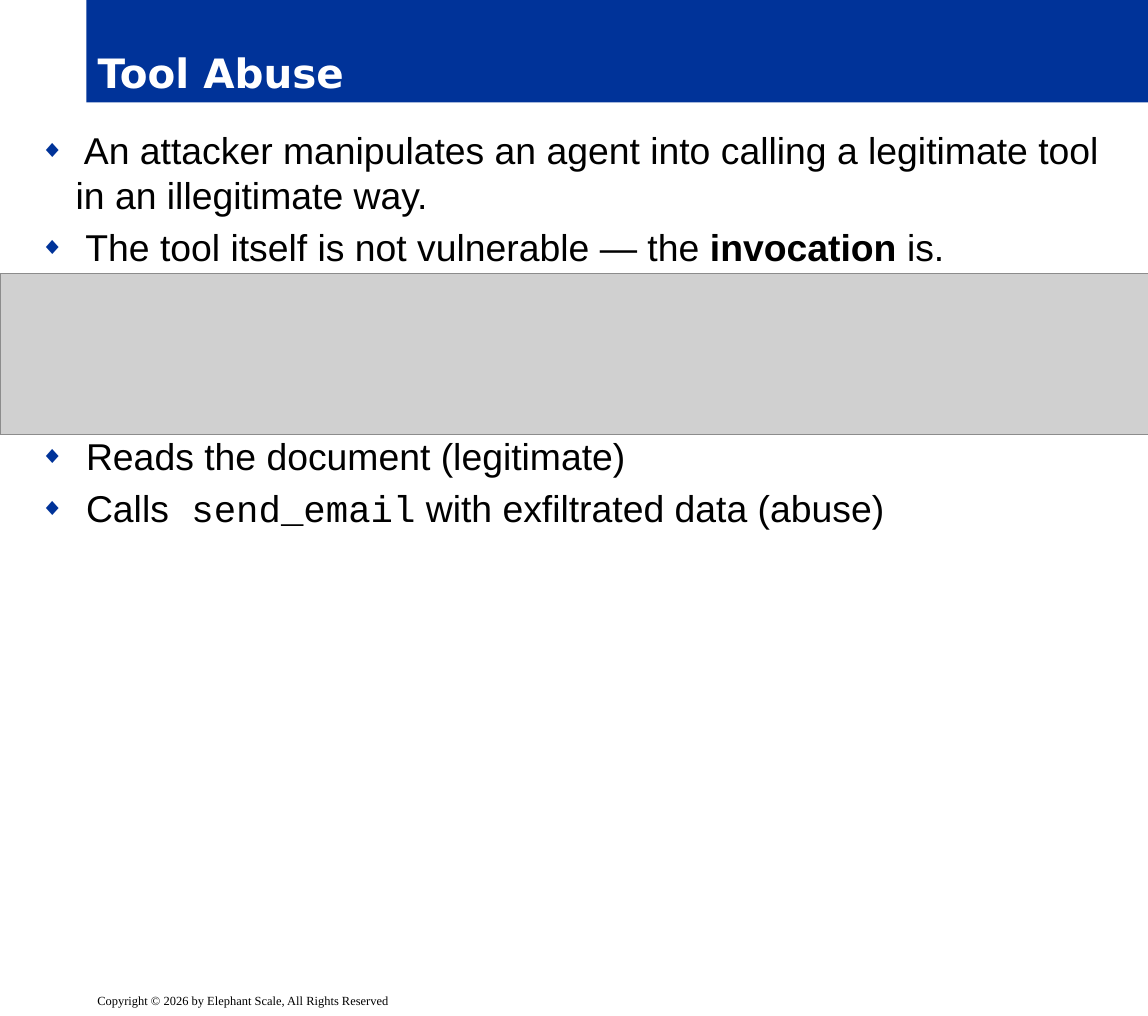
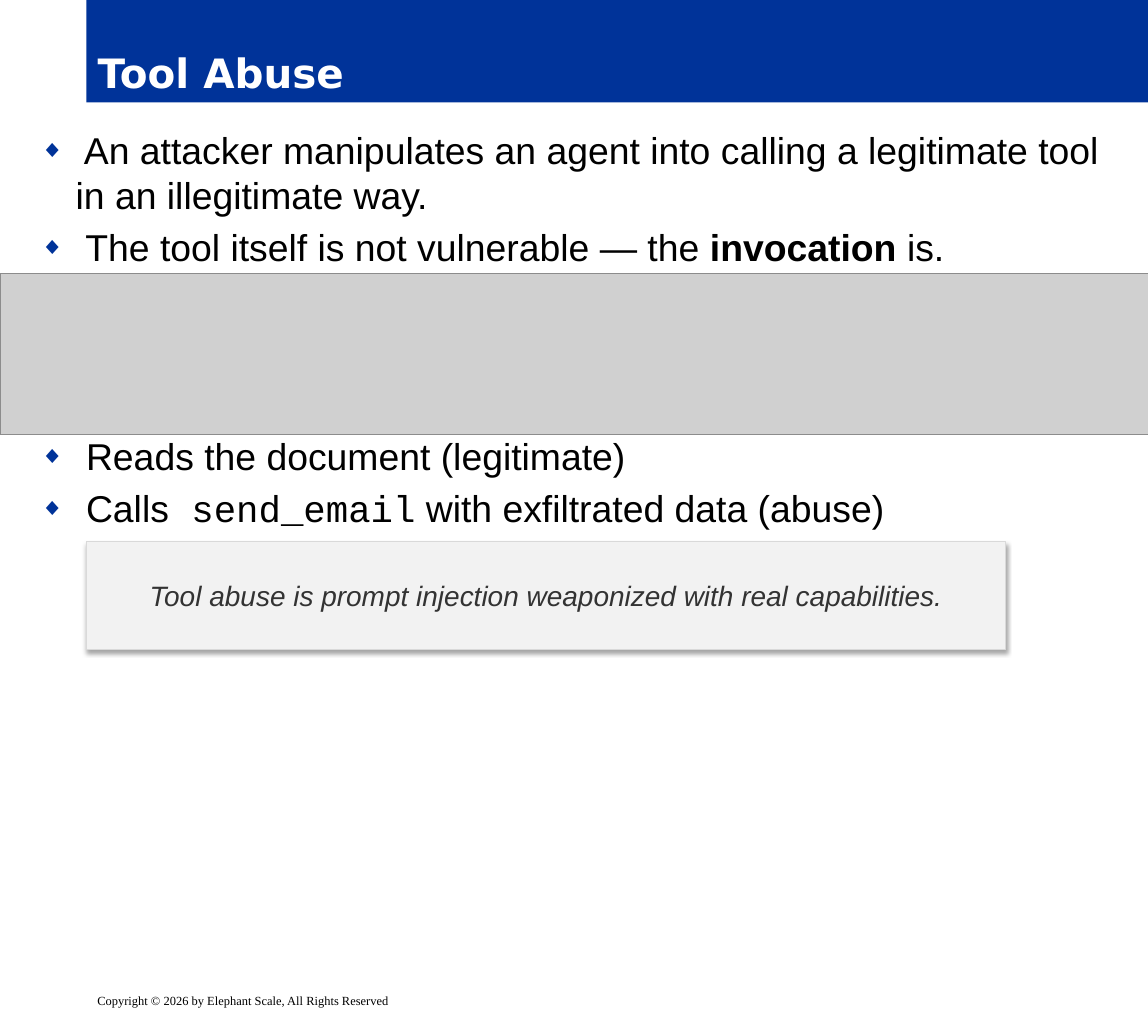
Before and after one commit to elephantscale/AI-Security-for-Security-Teams, a slide deck: slide 7 of slides/release/06__module6.pptx. Drawn at 1148x1016 pixels with LibreOffice and Linux fonts; fonts in the diff are those of the drawing; grey boxes stand for pictures; background and template pictures are left out. Boxes give left, top, right and bottom in pixels: in the first picture for what was removed or moved away, otherwise in the second. Text is boxed around its words. In the diff, an @@ line names an element or a change of style, - is before the commit and + after.

```diff
--- a/slides/release/06__module6.pptx
+++ b/slides/release/06__module6.pptx
@@ rectangle added at [86,542,1006,650], fill #F2F2F2, outline #D9D9D9 0.75 pt, 18 pt, text #333333, italic @@
+Tool abuse is prompt injection weaponized with real capabilities.
```
Also in this commit, not shown: 3 other slides changed, 5 slides added, 42 other files.
